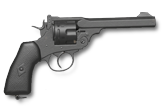
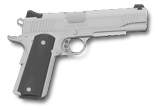
Before/after of a 162 x 110 layered artwork. What changed in the layer stack:
hid "webley" over <box>3,12,156,100</box>
added layer "Layer 1" in group "Group 1" over <box>7,4,148,100</box>